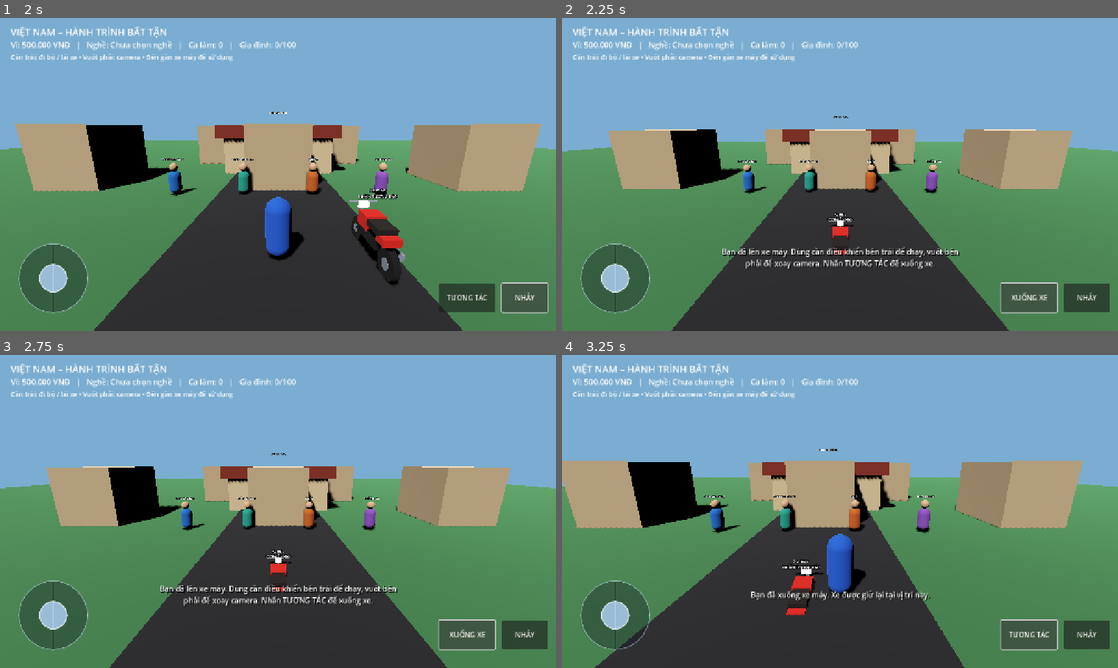
Above: before the commit, frames 1-4 (two rows, left to right).
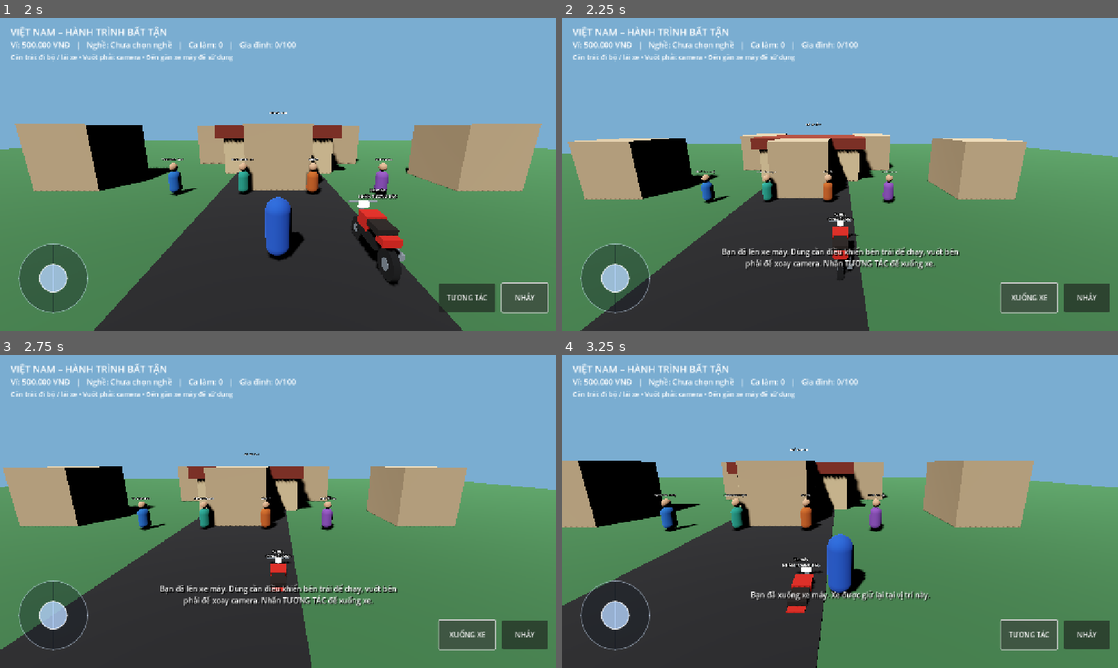
Above: after the commit, the same moments.

Repository: temu838655-dev/Vi-t-Nam-Du-L-ch
Game: Godot game, scene res://scenes/main.tscn
The game is run twice, just before and just after one commit, with the same random seed, the same clock (stepped at 60 frames per second) and the same inputs.
Inputs:
- Up to frame 1 (2 s): click "BẮT ĐẦU HÀNH TRÌNH MỚI" at 0.5 s; click "NHẢY" at 1.25 s
- Up to frame 2 (2.25 s): click "TƯƠNG TÁC" at 2 s
- Up to frame 3 (2.75 s): no input
- Up to frame 4 (3.25 s): click "XUỐNG XE" at 2.75 s

Frame 1 is identical in both runs. In frame 2, 25% of the frame differs, in the area x 0-100%, y 31-100%; in frame 3, 26%; in frame 4, 26%, in the area x 0-100%, y 29-100%.

Commit message:
Snap player onto parked motorbike seat when mounting

Diff:
--- a/Godot/scripts/player.gd
+++ b/Godot/scripts/player.gd
@@ -51,6 +51,7 @@
 		return "Bạn đang sử dụng một phương tiện rồi."
 	if not is_instance_valid(vehicle) or global_position.distance_to(vehicle.global_position) > 4.0:
 		return "Hãy đến gần xe máy hơn."
+	global_position = vehicle.global_position + Vector3(0, 1.1, 0)
 	current_vehicle = vehicle
 	velocity = Vector3.ZERO
 	player_visual.visible = false
